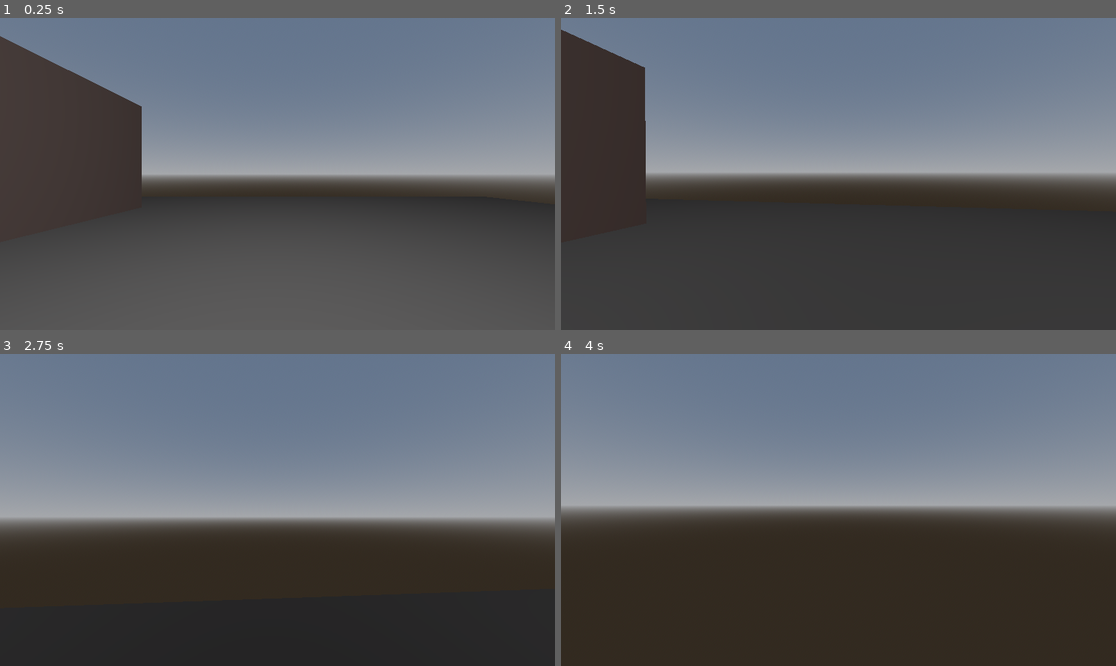
Above: before the commit, frames 1-4 (two rows, left to right).
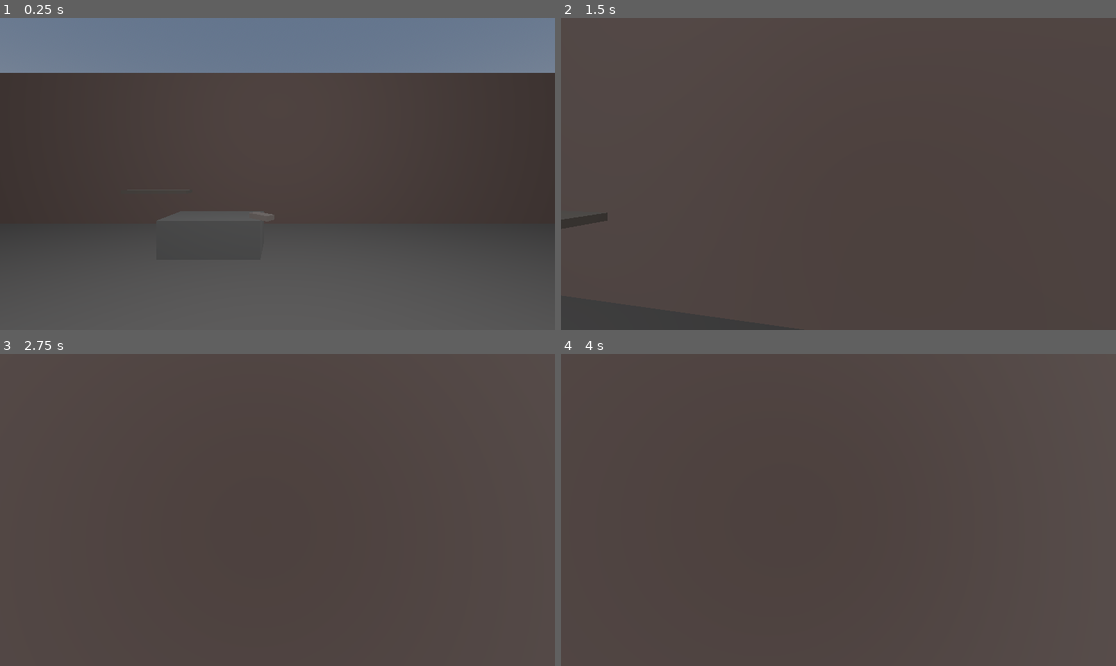
Above: after the commit, the same moments.

Repository: FlstTrnshd/Forgelord
Game: Godot game, scene res://main.tscn
Same seed, same stepped clock (60 frames per second), same inputs: the game is played once before the commit and once after it.
Inputs (mouse positions are in pixels of both pictures, inside the frame that each line leads up to):
- Up to frame 1 (0.25 s): no input
- Up to frame 2 (1.5 s): tap Enter at 0.5 s; move the mouse to (866, 174) at 0.52 s; press the mouse at (866, 174) at 0.53 s; hold W (move_forward) from 0.53 s (still down); tap Tab (tab) at 0.8, 1.35 s; move the mouse to (810, 174) at 1.27 s; release the mouse at (810, 174) at 1.28 s
- Up to frame 3 (2.75 s): keep holding W (move_forward); click (249, 510) at 1.55 s; move the mouse to (288, 503) at 2.02 s; press the mouse at (288, 503) at 2.03 s; tap Tab (tab) at 2.3 s
- Up to frame 4 (4 s): keep holding W (move_forward); tap Space at 2.75 s; move the mouse to (832, 516) at 2.77 s; release the mouse at (832, 516) at 2.78 s; tap Tab (tab) at 2.85, 3.8 s; click (832, 516) at 3.05 s; tap Enter at 3.5 s; move the mouse to (877, 513) at 3.52 s; press the mouse at (877, 513) at 3.53 s

The runs differ from the first frame. In frame 1, 28% of the frame differs, in the area x 0-100%, y 5-65%; in frame 2, 63%; in frame 3, 95%; in frame 4, 95%, in the area x 0-100%, y 0-100%.

Commit message:
Anvil Locking Complete, waiting on Meshes for Crafting Log

Diff:
--- a/Anvil.tscn
+++ b/Anvil.tscn
@@ -1,8 +1,8 @@
 [gd_scene format=3 uid="uid://chj2r66objug5"]
 
 [ext_resource type="PackedScene" uid="uid://dcao06k15o7c0" path="res://anvil_slots.tscn" id="1_8lr0t"]
+[ext_resource type="Script" uid="uid://b2e8qxg2h1nhe" path="res://anvil.gd" id="1_d2jl2"]
 [ext_resource type="PackedScene" uid="uid://doyg46tqhd4rj" path="res://Hammer.tscn" id="2_xv73q"]
-[ext_resource type="Script" uid="uid://df42cheykixdk" path="res://hammer.gd" id="3_d2jl2"]
 
 [sub_resource type="StandardMaterial3D" id="StandardMaterial3D_6hkun"]
 albedo_color = Color(0, 0, 0, 1)
@@ -12,8 +12,9 @@
 
 [sub_resource type="BoxShape3D" id="BoxShape3D_xv73q"]
 
-[node name="StaticBody3D" type="StaticBody3D" unique_id=1547272412]
+[node name="StaticBody3D" type="StaticBody3D" unique_id=1547272412 groups=["Anvil"]]
 collision_layer = 3
+script = ExtResource("1_d2jl2")
 
 [node name="MeshInstance3D" type="MeshInstance3D" parent="." unique_id=931844499]
 transform = Transform3D(2, 0, 0, 0, 1, 0, 0, 0, 1, 0, 0, 0)
@@ -35,4 +36,6 @@
 
 [node name="StaticBody3D" parent="." unique_id=591159580 instance=ExtResource("2_xv73q")]
 transform = Transform3D(0.7514254, 0, -0.6598181, 0, 1, 0, 0.6598181, 0, 0.7514254, 1.0084643, 0.5541573, 0.34549356)
-script = ExtResource("3_d2jl2")
+
+[node name="Anvil-View" type="Marker3D" parent="." unique_id=1785034710 groups=["Anvil"]]
+transform = Transform3D(1, 0, 0, 0, 1, 0, 0, 0, 1, 0, 0.24922869, 1.5044829)
--- a/Hammer.tscn
+++ b/Hammer.tscn
@@ -12,6 +12,7 @@
 size = Vector3(0.5, 0.1, 0.2)
 
 [node name="StaticBody3D" type="StaticBody3D" unique_id=591159580]
+collision_layer = 2
 script = ExtResource("1_l373q")
 
 [node name="MeshInstance3D" type="MeshInstance3D" parent="." unique_id=496837407]
--- /dev/null
+++ b/anvil.gd
@@ -0,0 +1,4 @@
+extends StaticBody3D
+class_name Bench
+
+var assigned_slots = 0
--- a/camera.gd
+++ b/camera.gd
@@ -7,12 +7,15 @@
 	Input.set_mouse_mode(Input.MOUSE_MODE_CAPTURED)
 
 func _input(event):
-	if event is InputEventMouseMotion:
-		get_parent().rotate_y(-event.relative.x * SENSITIVITY)
-		rotate_x(-event.relative.y * SENSITIVITY)
-		rotation.x = clamp(rotation.x, deg_to_rad(-80), deg_to_rad(80))
-	if event.is_action_pressed("interact"):
-		var collider = raycast.get_collider()
-		if collider and collider.has_method("interact"):
-			var player = get_tree().get_first_node_in_group("player")
-			collider.interact(player.held, player.item_held)
+	var player = get_tree().get_first_node_in_group("player")
+	if player.movable:
+		if event is InputEventMouseMotion:
+			get_parent().rotate_y(-event.relative.x * SENSITIVITY)
+			rotate_x(-event.relative.y * SENSITIVITY)
+			rotation.x = clamp(rotation.x, deg_to_rad(-80), deg_to_rad(80))
+		if event.is_action_pressed("interact"):
+			var collider = raycast.get_collider()
+			if collider and collider.has_method("interact"):
+				collider.interact(player.held, player.item_held)
+	else:
+		rotation = Vector3(-0.5, 0.0, 0.0)
--- a/hammer.gd
+++ b/hammer.gd
@@ -1,4 +1,11 @@
 extends StaticBody3D
 
 func interact(a, b):
-	print("Rec")
+	var player = get_tree().get_first_node_in_group("player")
+	var anvil_view = get_tree().get_nodes_in_group("Anvil")
+	for i in range(len(anvil_view)):
+		if anvil_view[i] is Marker3D:
+			anvil_view = anvil_view[i]
+	player.global_position = anvil_view.global_position
+	player.movable = false
+	player.anvil_view = true
--- a/ingot.tscn
+++ b/ingot.tscn
@@ -12,7 +12,6 @@
 material = SubResource("StandardMaterial3D_2bcrf")
 
 [node name="StaticBody3D" type="StaticBody3D" unique_id=1540361304]
-transform = Transform3D(1, 0, 0, 0, 1, 0, 0, 0, 1, 2.7378945, 0, 0)
 collision_layer = 2
 script = ExtResource("1_2bcrf")
 type = "ingot"
--- /dev/null
+++ b/ingot_shelf.gd
@@ -0,0 +1 @@
+extends Bench
--- a/ingot_shelf.tscn
+++ b/ingot_shelf.tscn
@@ -1,6 +1,7 @@
 [gd_scene format=3 uid="uid://bywbp40wmu0ra"]
 
 [ext_resource type="PackedScene" uid="uid://bkkdcjf74ftj8" path="res://ingot_shelf_slot.tscn" id="1_dapu5"]
+[ext_resource type="Script" uid="uid://bvxr7lqmuvyss" path="res://ingot_shelf.gd" id="1_im8dc"]
 
 [sub_resource type="BoxShape3D" id="BoxShape3D_dapu5"]
 size = Vector3(2, 0.1, 0.3)
@@ -13,6 +14,7 @@
 
 [node name="StaticBody3D" type="StaticBody3D" unique_id=1816286255]
 collision_layer = 3
+script = ExtResource("1_im8dc")
 
 [node name="CollisionShape3D" type="CollisionShape3D" parent="." unique_id=1490225354]
 shape = SubResource("BoxShape3D_dapu5")
--- a/interactable.gd
+++ b/interactable.gd
@@ -2,6 +2,7 @@
 extends StaticBody3D
 
 @export var type: String
+var placed = true
 
 func _ready():
 	collision_layer = 2
@@ -9,6 +10,10 @@
 
 func interact(held, item_held = null):
 	if held == false:
+		if placed == true:
+			var parent = get_parent()
+			if parent is shelf_slot:
+				parent.removed_slot()
 		var player = get_tree().get_first_node_in_group("player")
 		var hand = player.get_node("Camera3D/Hand_Position")
 		reparent(hand)
@@ -16,3 +21,5 @@
 		rotation = Vector3(0, 0, 0)
 		player.held = true
 		player.item_held = self
+		placed = false
+		print(get_parent())
--- a/main.tscn
+++ b/main.tscn
@@ -19,6 +19,7 @@
 environment = SubResource("Environment_h2yge")
 
 [node name="Node3D" parent="." unique_id=1270374139 instance=ExtResource("1_ig7tw")]
+transform = Transform3D(-4.371139e-08, 0, -1, 0, 1, 0, 1, 0, -4.371139e-08, 0, 0, 0)
 
 [node name="CharacterBody3D" parent="." unique_id=293584092 instance=ExtResource("2_h2yge")]
 
--- a/player.gd
+++ b/player.gd
@@ -12,6 +12,10 @@
 		emit_signal("holding_changed", value)
 
 var item_held = null
+var movable = true
+var anvil_view = false:
+	set(value):
+		global_rotation = Vector3(0.0, 0.0, 0.0)
 
 func _physics_process(delta):
 	if not is_on_floor():
@@ -19,11 +23,17 @@
 	var input = Input.get_vector("move_left", "move_right", "move_forward", "move_backwards")
 	var direction = (transform.basis * Vector3(input.x, 0, input.y)).normalized()
 
-	if direction:
+	if direction and movable == true:
 		velocity.x = direction.x * SPEED
 		velocity.z = direction.z * SPEED
-	else:
+	elif movable == true:
 		velocity.x = move_toward(velocity.x, 0, SPEED)
 		velocity.z = move_toward(velocity.z, 0, SPEED)
 
 	move_and_slide()
+
+func _input(event: InputEvent) -> void:
+	if event.is_action_pressed("tab") and movable != true:
+		anvil_view = false
+		movable = true
+		print("Should Move Now")
--- a/project.godot
+++ b/project.godot
@@ -27,6 +27,7 @@
 [global_group]
 
 player=""
+Anvil=""
 
 [input]
 
--- a/shelf_slot_class.gd
+++ b/shelf_slot_class.gd
@@ -16,11 +16,26 @@
 	print("Yo")
 	if held == true:
 		if item.type == "ingot":
-			item.reparent(marker)
+			item.reparent(self)
 			item.global_position = marker.global_position
 			item.rotation = Vector3(0, 0, 0)
 			var player = get_tree().get_first_node_in_group("player")
 			player.held = false
 			player.item_held = null
-	else:
-		print("Nothing Held")
+			item.placed = true
+			var parent = self
+			while not parent is Bench or parent == get_tree().root:
+				parent = parent.get_parent()
+			if parent is Bench:
+				parent.assigned_slots += 1
+				print(parent.assigned_slots)
+				print(item.get_parent())
+
+func removed_slot():
+	print("Uhhh")
+	var parent = self
+	while not parent is Bench or parent == get_tree().root:
+		parent = parent.get_parent()
+	if parent is Bench:
+		parent.assigned_slots -= 1
+		print(parent.assigned_slots)
Not shown, added: anvil.gd.uid
Not shown, added: ingot_shelf.gd.uid
Not shown, added: Player.tscn8407237317.tmp
